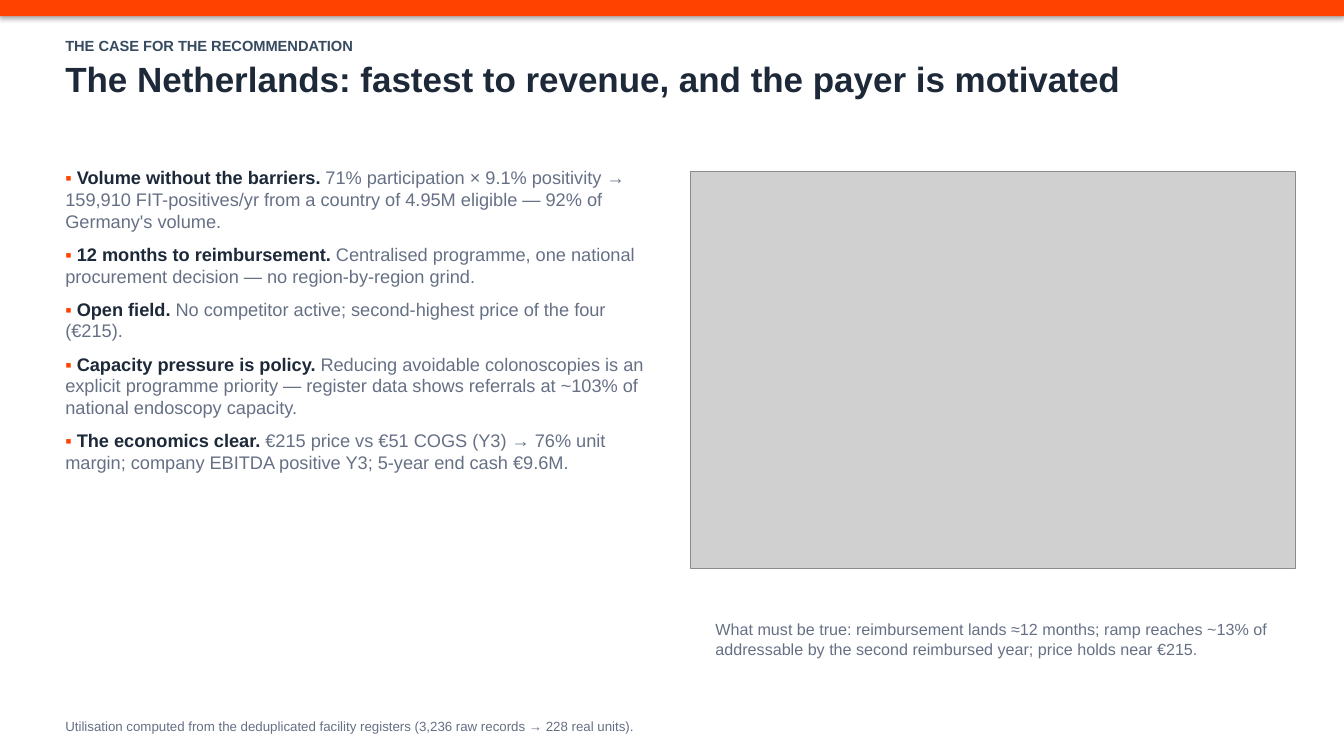
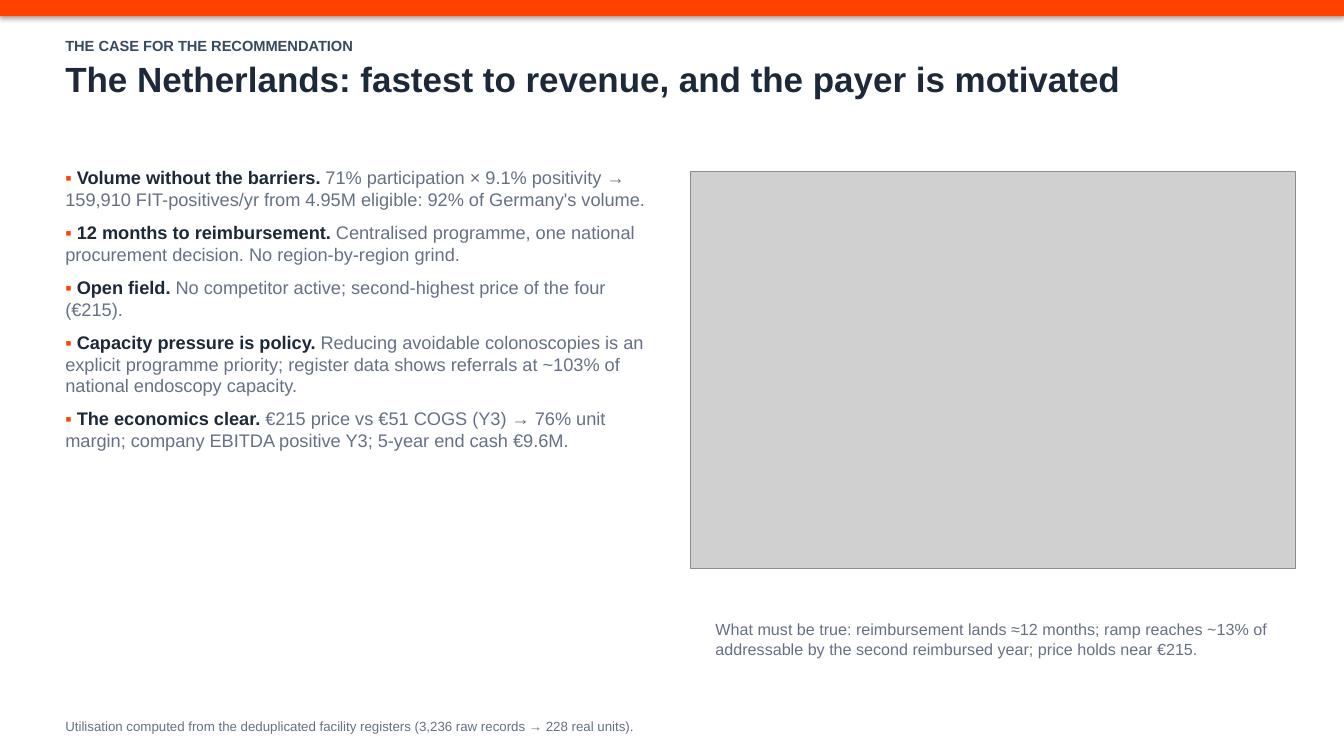
Before and after one commit to tomasbb0/market-runway, a slide deck: slide 3 of deliverables/Helix_Optics_Market_Entry_Deck.pptx. Drawn at 1344x756 pixels with LibreOffice and Linux fonts; fonts in the diff are those of the drawing; grey boxes stand for pictures. Boxes give left, top, right and bottom in pixels: in the first picture for what was removed or moved away, otherwise in the second. Text is boxed around its words. In the diff, an @@ line names an element or a change of style, - is before the commit and + after.

```diff
--- a/deliverables/Helix_Optics_Market_Entry_Deck.pptx
+++ b/deliverables/Helix_Optics_Market_Entry_Deck.pptx
@@ text at [65, 170, 645, 265]: text changed @@
-▪ Volume without the barriers. 71% participation × 9.1% positivity → 159,910 FIT-positives/yr from a country of 4.95M eligible — 92% of Germany's volume.
-▪ 12 months to reimbursement. Centralised programme, one national procurement decision — no region-by-region grind.
+▪ Volume without the barriers. 71% participation × 9.1% positivity → 159,910 FIT-positives/yr from 4.95M eligible: 92% of Germany's volume.
+▪ 12 months to reimbursement. Centralised programme, one national procurement decision. No region-by-region grind.
@@ text at [65, 335, 643, 396]: text changed @@
-▪ Capacity pressure is policy. Reducing avoidable colonoscopies is an explicit programme priority — register data shows referrals at ~103% of national endoscopy capacity.
+▪ Capacity pressure is policy. Reducing avoidable colonoscopies is an explicit programme priority; register data shows referrals at ~103% of national endoscopy capacity.
```
Also in this commit, not shown: 4 other slides changed, 6 other files.
